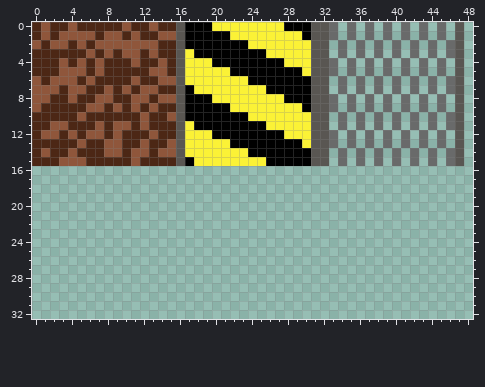
Pixel-art file: assets/tiles.aseprite. The picture above was drawn from the file before the commit.
256x256 pixels, 1 frame. Colours within 5 levels of each other are drawn and written as one. Shown: x 0..48, y 0..32.
And afterwards:
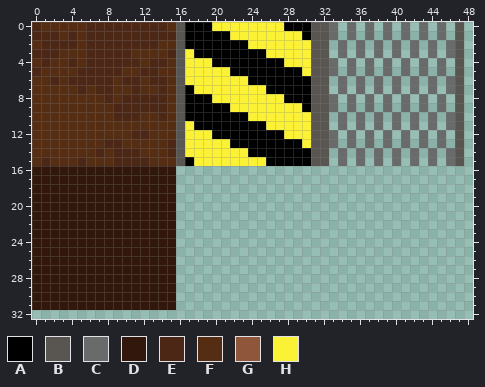
Palette (. is transparent): A #000000  B #595652  C #696a6a  D #32180c  E #4c2715  F #542d13  G #8f563b  H #fbf236
Commit message: background tile
The exact change:
{"y":0,"x":1,"old":"GEEGE","new":"FFFFF"}
{"y":0,"x":10,"old":"G","new":"E"}
{"y":0,"x":13,"old":"G","new":"E"}
{"y":0,"x":15,"old":"E","new":"F"}
{"y":1,"x":1,"old":"G","new":"E"}
{"y":1,"x":3,"old":"GGGG","new":"FEFE"}
{"y":1,"x":8,"old":"GG","new":"EE"}
{"y":1,"x":11,"old":"G","new":"E"}
{"y":1,"x":14,"old":"GG","new":"EE"}
{"y":2,"x":0,"old":"G","new":"F"}
{"y":2,"x":2,"old":"GG","new":"EE"}
{"y":2,"x":5,"old":"G","new":"F"}
{"y":2,"x":7,"old":"GGGGGGGEE","new":"EEEEEEEFF"}
{"y":3,"x":3,"old":"EEEG","new":"FFFE"}
{"y":3,"x":8,"old":"G","new":"E"}
{"y":3,"x":10,"old":"GGEGE","new":"EFFFF"}
{"y":4,"x":0,"old":"E","new":"F"}
{"y":4,"x":2,"old":"EG","new":"FF"}
{"y":4,"x":5,"old":"G","new":"F"}
{"y":4,"x":7,"old":"G","new":"E"}
{"y":4,"x":11,"old":"GE","new":"EF"}
{"y":4,"x":14,"old":"GE","new":"EF"}
{"y":5,"x":1,"old":"EEGGG","new":"FFFFE"}
{"y":5,"x":7,"old":"G","new":"E"}
{"y":5,"x":10,"old":"EE","new":"FF"}
{"y":5,"x":13,"old":"GGE","new":"EFF"}
{"y":6,"x":0,"old":"GEGGG","new":"FFEFE"}
{"y":6,"x":6,"old":"G","new":"E"}
{"y":6,"x":9,"old":"E","new":"F"}
{"y":6,"x":11,"old":"GE","new":"EF"}
{"y":6,"x":14,"old":"GG","new":"EF"}
{"y":7,"x":0,"old":"GGGEGGE","new":"FFFFFEF"}
{"y":7,"x":8,"old":"GEG","new":"EFF"}
{"y":7,"x":12,"old":"GG","new":"FF"}
{"y":7,"x":15,"old":"E","new":"F"}
{"y":8,"x":0,"old":"GGEEGEEGGE","new":"FFFFFFFFEF"}
{"y":8,"x":11,"old":"GG","new":"EE"}
{"y":8,"x":14,"old":"GG","new":"EF"}
{"y":9,"x":0,"old":"GEEEEEGGEG","new":"FFFFFFFFFE"}
{"y":9,"x":11,"old":"G","new":"E"}
{"y":9,"x":13,"old":"G","new":"E"}
{"y":9,"x":15,"old":"E","new":"F"}
{"y":10,"x":0,"old":"EEEEEGEEE","new":"FFFFFFFFF"}
{"y":10,"x":12,"old":"GE","new":"FF"}
{"y":10,"x":15,"old":"G","new":"F"}
{"y":11,"x":0,"old":"EEGGEEEGEGGEGEEE","new":"FFFFFFFFFFFFFFFF"}
{"y":12,"x":0,"old":"EGGEGEGGEGE","new":"FFFFFFFFFFF"}
{"y":12,"x":13,"old":"GEE","new":"FFF"}
{"y":13,"x":0,"old":"EEEEEGEEGGEEGEEG","new":"FFFFFFFFEEFFFFFE"}
{"y":14,"x":0,"old":"EGEEGEE","new":"FFFFFFF"}
{"y":14,"x":8,"old":"GG","new":"FE"}
{"y":14,"x":11,"old":"GGEGG","new":"EFFFE"}
{"y":15,"x":0,"old":"E","new":"F"}
{"y":15,"x":2,"old":"EGGGEEE","new":"FFFEFFF"}
{"y":15,"x":11,"old":"G","new":"E"}
{"y":15,"x":13,"old":"EEE","new":"FFF"}
{"y":16,"x":0,"old":"................","new":"DDDDDDDDDDDDDDDD"}
{"y":17,"x":0,"old":"................","new":"DDDDDDDDDDDDDDDD"}
{"y":18,"x":0,"old":"................","new":"DDDDDDDDDDDDDDDD"}
{"y":19,"x":0,"old":"................","new":"DDDDDDDDDDDDDDDD"}
{"y":20,"x":0,"old":"................","new":"DDDDDDDDDDDDDDDD"}
{"y":21,"x":0,"old":"................","new":"DDDDDDDDDDDDDDDD"}
{"y":22,"x":0,"old":"................","new":"DDDDDDDDDDDDDDDD"}
{"y":23,"x":0,"old":"................","new":"DDDDDDDDDDDDDDDD"}
{"y":24,"x":0,"old":"................","new":"DDDDDDDDDDDDDDDD"}
{"y":25,"x":0,"old":"................","new":"DDDDDDDDDDDDDDDD"}
{"y":26,"x":0,"old":"................","new":"DDDDDDDDDDDDDDDD"}
{"y":27,"x":0,"old":"................","new":"DDDDDDDDDDDDDDDD"}
{"y":28,"x":0,"old":"................","new":"DDDDDDDDDDDDDDDD"}
{"y":29,"x":0,"old":"................","new":"DDDDDDDDDDDDDDDD"}
{"y":30,"x":0,"old":"................","new":"DDDDDDDDDDDDDDDD"}
{"y":31,"x":0,"old":"................","new":"DDDDDDDDDDDDDDDD"}
{"label":"changed","picture_box":[32,22,176,310]}
